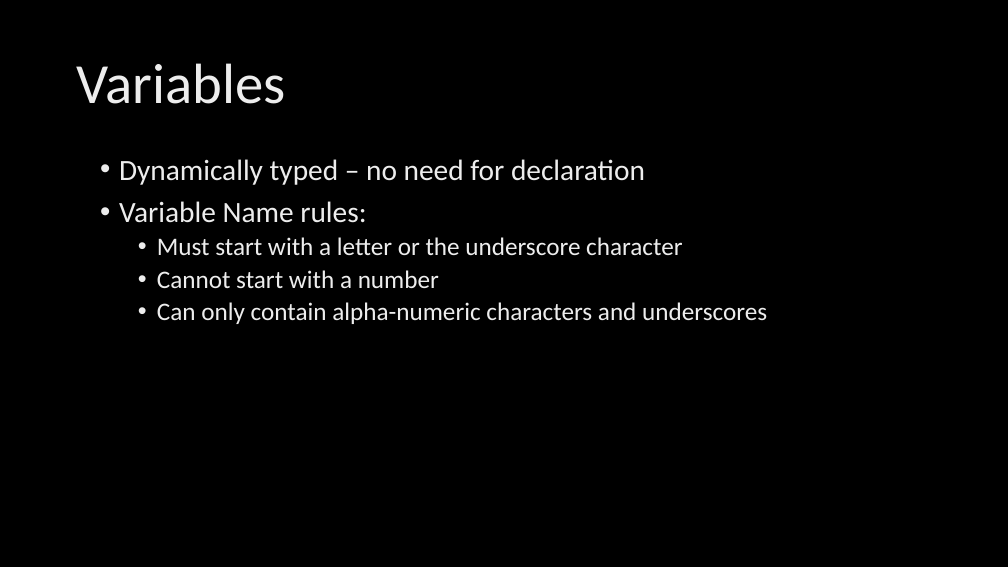
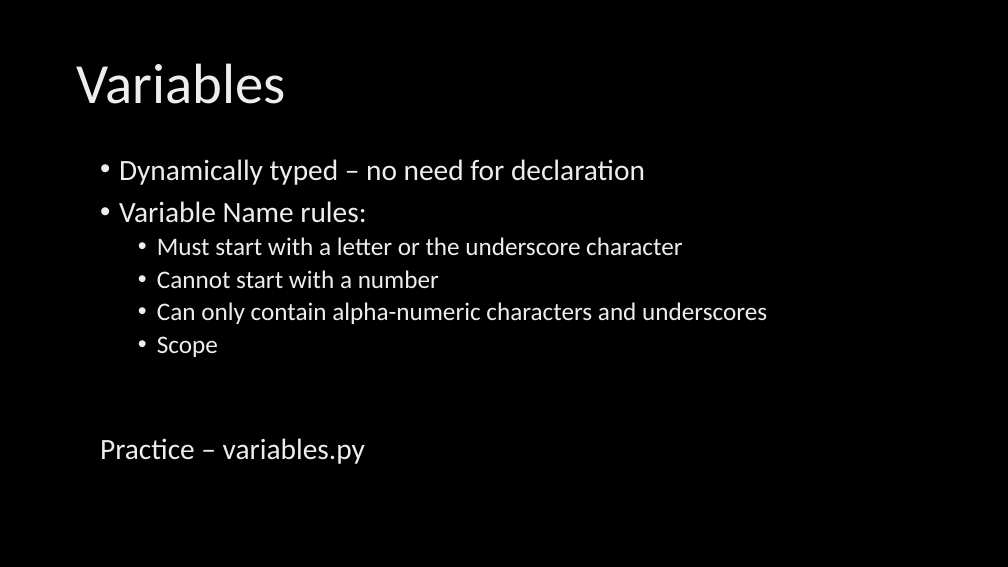
Before and after one commit to LaurentZuijdwijk/stst-array-kata, a slide deck: slide 4 of Python CodeKata.pptx. Drawn at 1008x567 pixels with LibreOffice and Linux fonts; fonts in the diff are those of the drawing; background and template pictures are left out. Boxes give left, top, right and bottom in pixels: in the first picture for what was removed or moved away, otherwise in the second. Text is boxed around its words. In the diff, an @@ line names an element or a change of style, - is before the commit and + after.

```diff
--- a/Python CodeKata.pptx
+++ b/Python CodeKata.pptx
@@ text at (100, 336, 365, 464): paragraphs added @@
+  • Scope
+Practice – variables.py
```
Also in this commit, not shown: 8 other slides changed.
